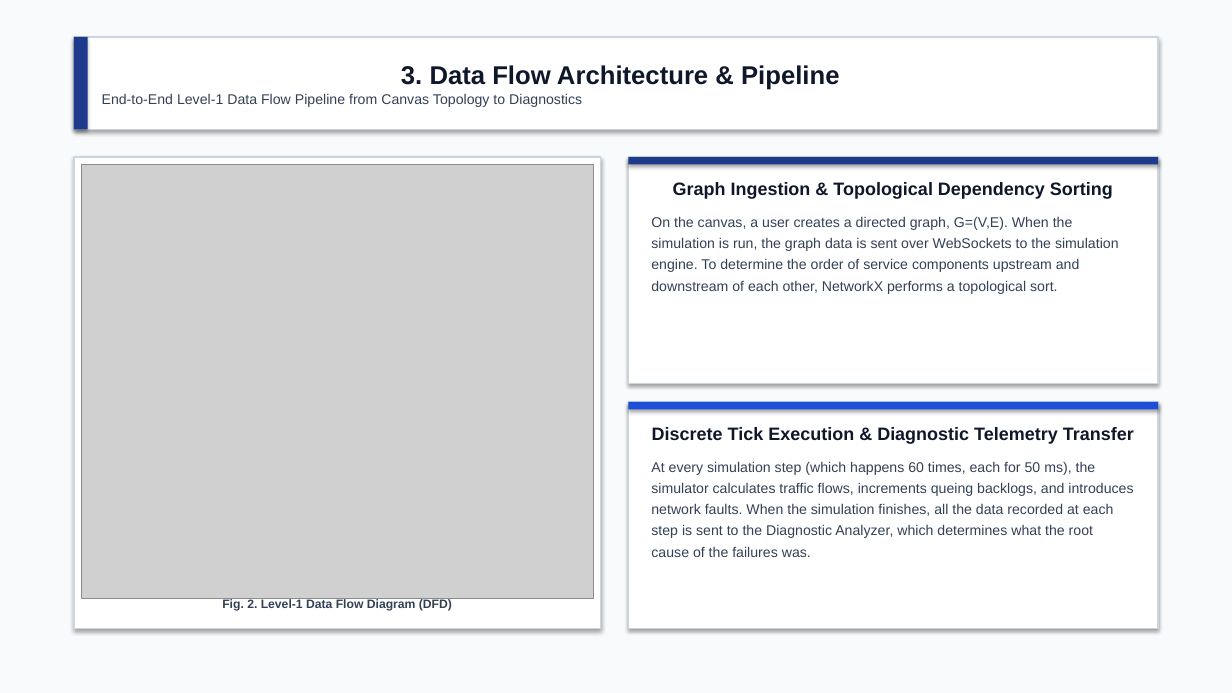
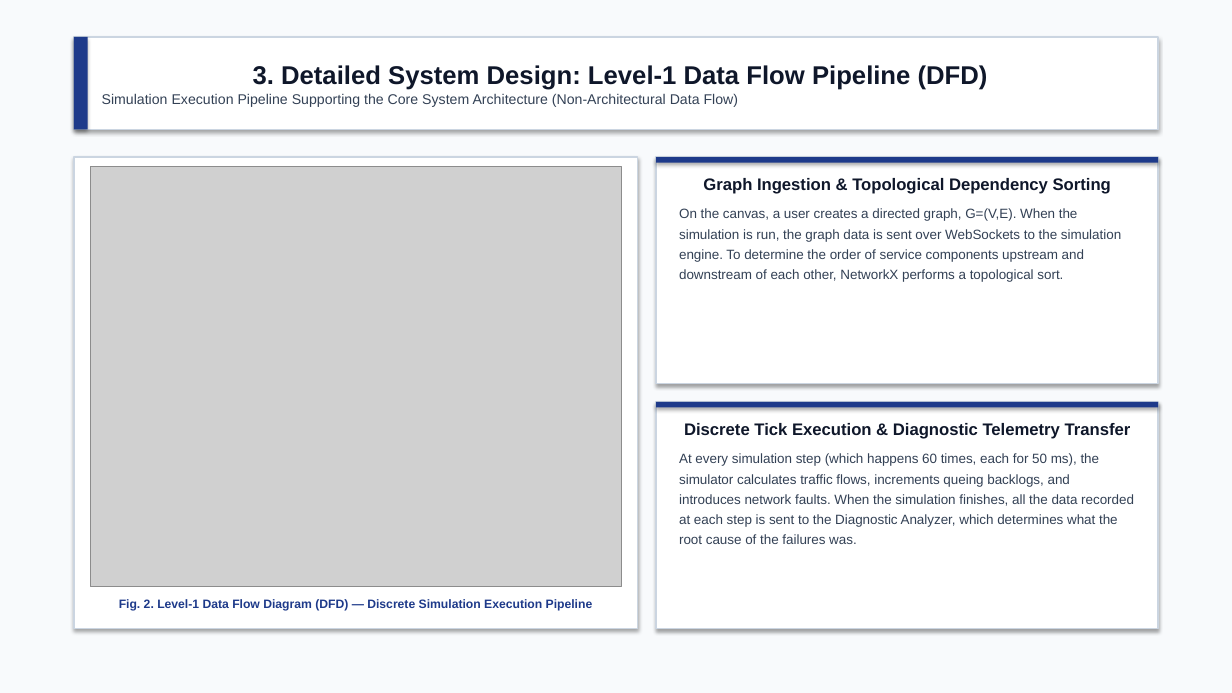
Before and after one commit to ankur-on-github/NetworkSim, a slide deck: slide 4 of University_Submissions/24BCE1836_NetworkSim_Presentation.pptx. Drawn at 1232x693 pixels with LibreOffice and Linux fonts; fonts in the diff are those of the drawing; grey boxes stand for pictures. Boxes give left, top, right and bottom in pixels: in the first picture for what was removed or moved away, otherwise in the second. Text is boxed around its words. In the diff, an @@ line names an element or a change of style, - is before the commit and + after.

Commit message:
Fix diagram mappings to use genuine System Architecture & DFD, unify presentation colors to academic navy

```diff
--- a/University_Submissions/24BCE1836_NetworkSim_Presentation.pptx
+++ b/University_Submissions/24BCE1836_NetworkSim_Presentation.pptx
@@ text in rectangle at [102, 65, 988, 107]: text changed @@
-3. Data Flow Architecture & Pipeline
-End-to-End Level-1 Data Flow Pipeline from Canvas Topology to Diagnostics
+3. Detailed System Design: Level-1 Data Flow Pipeline (DFD)
+Simulation Execution Pipeline Supporting the Core System Architecture (Non-Architectural Data Flow)
@@ rectangle: place and size @@
-rectangle at [74, 157, 601, 628]
+rectangle at [74, 157, 638, 628]
@@ picture: place and size @@
-picture at [81, 165, 593, 599]
+picture at [90, 166, 621, 587]
@@ rectangle "Graph Ingestion & Topological Dependency ...": place and size @@
-rectangle "Graph Ingestion & Topological Dependency ..." at [628, 157, 1158, 384]
+rectangle "Graph Ingestion & Topological Dependency ..." at [656, 157, 1158, 384]
@@ rectangle "Graph Ingestion & Topological Dependency ..." at [656, 157, 1158, 384]: size 14 to 13 pt in "Graph Ingestion & Topological Dependency Sorting"; size 11 to 10.5 pt in "On the canvas, a user creates a ..."; less space between paragraphs @@
@@ rectangle: place and size @@
-rectangle at [628, 157, 1158, 165]
+rectangle at [656, 157, 1158, 163]
@@ rectangle "Discrete Tick Execution & Diagnostic ...": place and size @@
-rectangle "Discrete Tick Execution & Diagnostic ..." at [628, 402, 1158, 628]
+rectangle "Discrete Tick Execution & Diagnostic ..." at [656, 402, 1158, 628]
@@ rectangle "Discrete Tick Execution & Diagnostic ..." at [656, 402, 1158, 628]: size 14 to 13 pt in "Discrete Tick Execution & Diagnostic Telemetry Transfer"; size 11 to 10.5 pt in "At every simulation step (which happens 60 ..."; less space between paragraphs @@
@@ rectangle: place and size @@
-rectangle at [628, 402, 1158, 409]
+rectangle at [656, 402, 1158, 408]
@@ rectangle at [656, 402, 1158, 408]: fill #1D4ED8 to #1E3A8A @@
@@ text at [119, 599, 593, 611]: text changed; text colour #334155 to #1E3A8A @@
-Fig. 2. Level-1 Data Flow Diagram (DFD)
+Fig. 2. Level-1 Data Flow Diagram (DFD) — Discrete Simulation Execution Pipeline
```
Also in this commit, not shown: 9 other slides changed, 39 other files.
